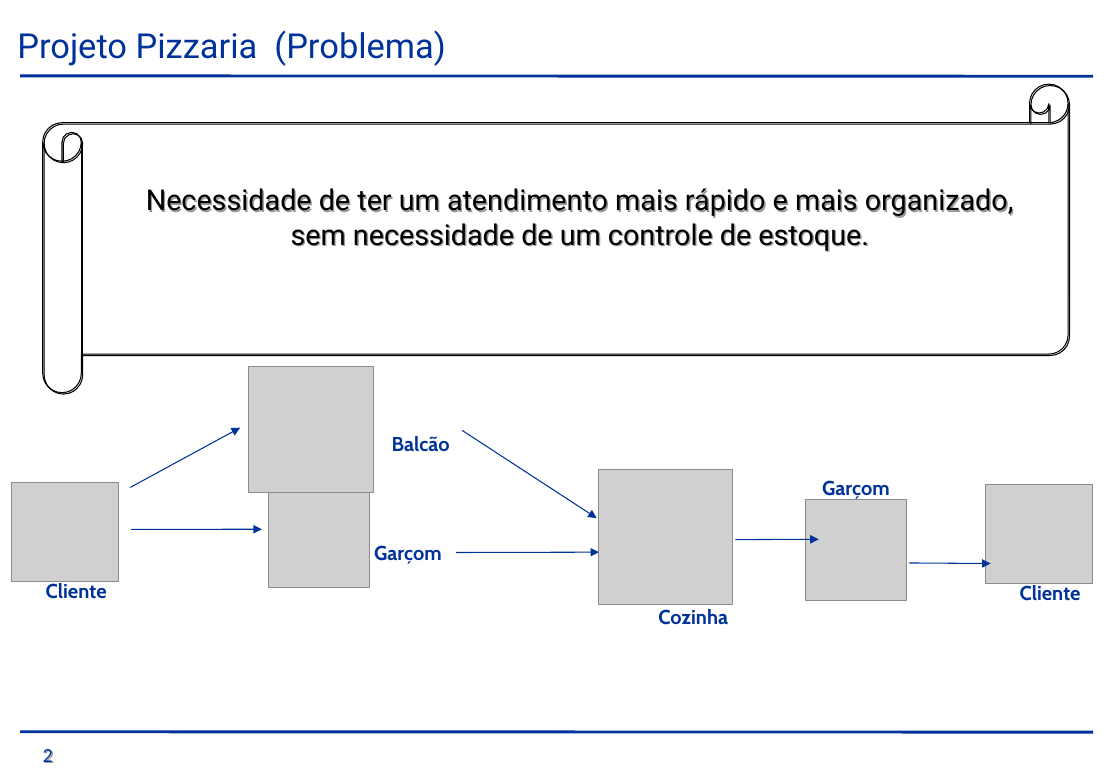
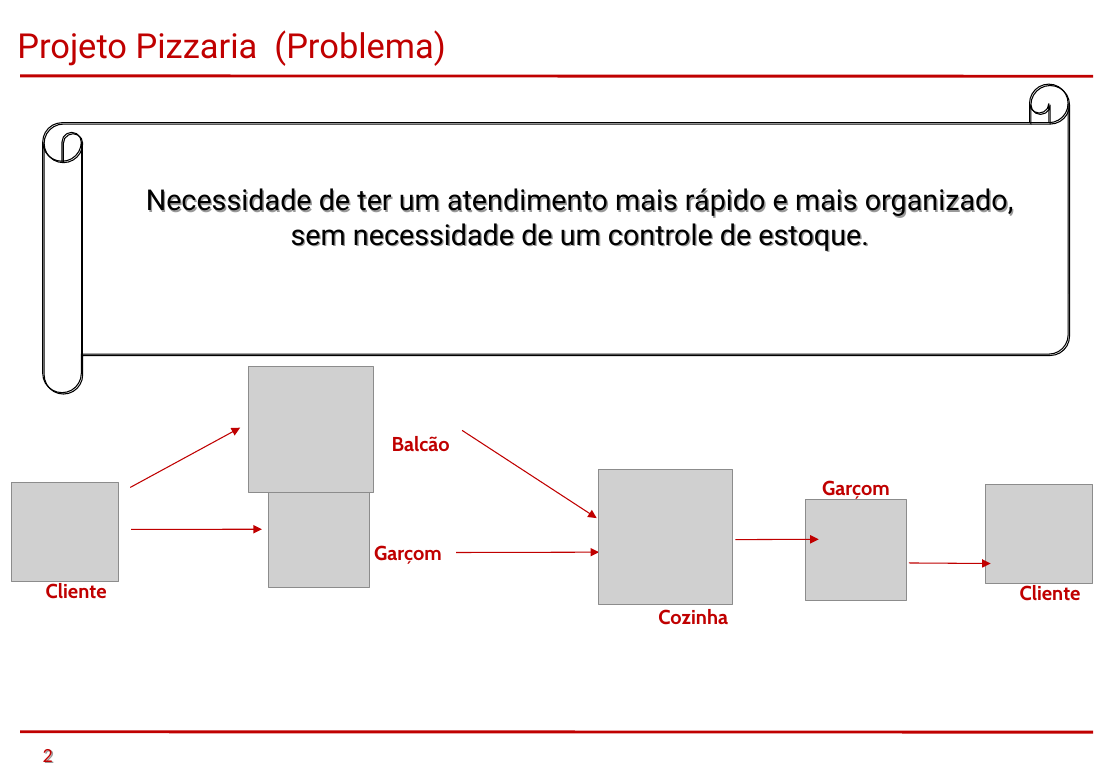
Before and after one commit to saintalex93/tcmpizzaria, a slide deck: slide 2 of PTCC/PTCC/Apresentação/Pizzaria.ppt. Drawn at 1120x775 pixels with LibreOffice and Linux fonts; fonts in the diff are those of the drawing; grey boxes stand for pictures; background and template pictures are left out. Boxes give left, top, right and bottom in pixels: in the first picture for what was removed or moved away, otherwise in the second. Text is boxed around its words. In the diff, an @@ line names an element or a change of style, - is before the commit and + after.

```diff
--- a/PTCC/PTCC/Apresentação/Pizzaria.ppt
+++ b/PTCC/PTCC/Apresentação/Pizzaria.ppt
@@ line (20, 75) - (1092, 76): stroke #003399 2.01 pt to #C00000 2.01 pt @@
@@ arrow (130, 488) - (240, 428): stroke #003399 0.74 pt to #C00000 0.74 pt @@
@@ arrow (462, 430) - (596, 518): stroke #003399 0.74 pt to #C00000 0.74 pt @@
@@ arrow (131, 529) - (261, 529): stroke #003399 0.74 pt to #C00000 0.74 pt @@
@@ arrow (735, 539) - (818, 539): stroke #003399 0.74 pt to #C00000 0.74 pt @@
@@ arrow (456, 553) - (599, 552): stroke #003399 0.74 pt to #C00000 0.74 pt @@
@@ arrow (908, 563) - (990, 563): stroke #003399 0.74 pt to #C00000 0.74 pt @@
@@ text colour #003399 to #C00000 in 8 elements at bbox=[17, 30, 445, 66], bbox=[43, 749, 53, 763], bbox=[46, 581, 107, 599], bbox=[374, 545, 442, 564], bbox=[392, 436, 450, 452], bbox=[658, 609, 728, 625], bbox=[822, 480, 890, 500], bbox=[1020, 583, 1081, 601] @@
@@ line (20, 732) - (1092, 733): stroke #003399 2.01 pt to #C00000 2.01 pt @@
```
Also in this commit, not shown: 11 other slides changed, 3 slides removed.
